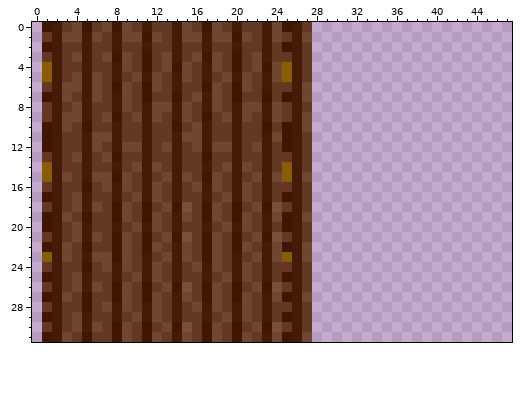
Two states of a pixel-art sprite, media/door.png. Above, as it was before the edit.
The file is 48x32 pixels. Colours within 5 levels of each other are drawn and written as one. The old version is drawn lined up with the new one.
Now the later version:
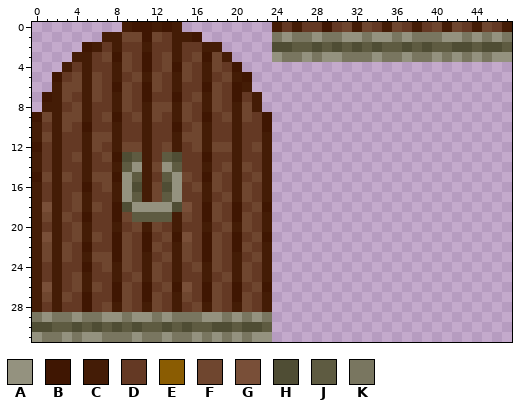
Palette (. is transparent): A #94927f  B #3f1602  C #441c06  D #643924  E #8a5c02  F #6f462f  G #794f38  H #4f4d34  J #5e5b41  K #797660
From the commit log: New fireball and door graphics
Difference:
{"change": "whole drawing moved by +1,+0 (the old picture is shown already moved)"}
{"y":0,"x":1,"old":"BCDFBDFBFDCDD","new":"........CBBCB"}
{"y":0,"x":15,"old":"FDBFDCDDCFB","new":".........CD"}
{"y":0,"x":28,"old":"....................","new":"DBDFCFDCFDCDFCFDCFDC"}
{"y":1,"x":1,"old":"DCFFCFD","new":"......C"}
{"y":1,"x":15,"old":"FFCFFBFDCFDCF....................","new":"CB.......KAKKAKKAAKAAKAKKKAAKAKAK"}
{"y":2,"x":1,"old":"BCDDCD","new":"....BC"}
{"y":2,"x":18,"old":"DDCDDCDBCD....................","new":"C.....HHJJHJHJHJHJJHJHJJHHJHHJ"}
{"y":3,"x":1,"old":"DCDF","new":"...C"}
{"y":3,"x":19,"old":"DBDFCDDCD....................","new":"C....AKKAKAAKKKAKKAKKAKAKAKAA"}
{"y":4,"x":1,"old":"ECD","new":"..C"}
{"y":4,"x":21,"old":"DFBFECD","new":"......."}
{"y":5,"x":1,"old":"EC","new":".B"}
{"y":5,"x":21,"old":"FDCFECD","new":"B......"}
{"y":6,"x":1,"old":"D","new":"."}
{"y":6,"x":21,"old":"FDCDDCF","new":"C......"}
{"y":7,"x":22,"old":"DBDBCF","new":"C....."}
{"y":8,"x":1,"old":"D","new":"C"}
{"y":8,"x":22,"old":"FCFDCD","new":"C....."}
{"y":9,"x":0,"old":".D","new":"BF"}
{"y":9,"x":23,"old":"CFDCF","new":"B...."}
{"y":10,"x":0,"old":".B","new":"CD"}
{"y":10,"x":24,"old":"DBCF","new":"...."}
{"y":11,"x":0,"old":".B","new":"CF"}
{"y":11,"x":24,"old":"FBCD","new":"...."}
{"y":12,"x":0,"old":".B","new":"BD"}
{"y":12,"x":24,"old":"DBCD","new":"...."}
{"y":13,"x":0,"old":".","new":"C"}
{"y":13,"x":9,"old":"DD","new":"HJ"}
{"y":13,"x":13,"old":"DC","new":"JH"}
{"y":13,"x":24,"old":"DDCD","new":"...."}
{"y":14,"x":0,"old":".E","new":"CD"}
{"y":14,"x":9,"old":"DF","new":"JA"}
{"y":14,"x":13,"old":"DC","new":"AJ"}
{"y":14,"x":24,"old":"DECD","new":"...."}
{"y":15,"x":0,"old":".E","new":"BF"}
{"y":15,"x":9,"old":"FD","new":"AJ"}
{"y":15,"x":13,"old":"FC","new":"JA"}
{"y":15,"x":24,"old":"FECF","new":"...."}
{"y":16,"x":0,"old":".","new":"C"}
{"y":16,"x":9,"old":"FD","new":"AH"}
{"y":16,"x":13,"old":"DC","new":"HA"}
{"y":16,"x":24,"old":"DDCD","new":"...."}
{"y":17,"x":0,"old":".B","new":"CD"}
{"y":17,"x":9,"old":"DF","new":"AJ"}
{"y":17,"x":13,"old":"DC","new":"JA"}
{"y":17,"x":24,"old":"DBCD","new":"...."}
{"y":18,"x":0,"old":".D","new":"CG"}
{"y":18,"x":9,"old":"FDBDFB","new":"HAAAAH"}
{"y":18,"x":24,"old":"GDCD","new":"...."}
{"y":19,"x":0,"old":".B","new":"CF"}
{"y":19,"x":10,"old":"DBFD","new":"JJJJ"}
{"y":19,"x":24,"old":"FBCF","new":"...."}
{"y":20,"x":0,"old":".B","new":"CD"}
{"y":20,"x":24,"old":"DBCD","new":"...."}
{"y":21,"x":0,"old":".D","new":"CG"}
{"y":21,"x":24,"old":"GDCD","new":"...."}
{"y":22,"x":0,"old":".B","new":"CF"}
{"y":22,"x":24,"old":"FBCF","new":"...."}
{"y":23,"x":0,"old":".E","new":"CF"}
{"y":23,"x":24,"old":"FECF","new":"...."}
{"y":24,"x":0,"old":".","new":"C"}
{"y":24,"x":24,"old":"DDCD","new":"...."}
{"y":25,"x":0,"old":".B","new":"CD"}
{"y":25,"x":24,"old":"DBCD","new":"...."}
{"y":26,"x":0,"old":".D","new":"CG"}
{"y":26,"x":24,"old":"GDCD","new":"...."}
{"y":27,"x":0,"old":".B","new":"CF"}
{"y":27,"x":24,"old":"FBCF","new":"...."}
{"y":28,"x":0,"old":".","new":"C"}
{"y":28,"x":24,"old":"DDCD","new":"...."}
{"y":29,"x":0,"old":".BCDFCDDCDFCFDCDDCDFCFDCDBCD","new":"KAKKAKKAAKAAKAKKKAAKAKAK...."}
{"y":30,"x":0,"old":".DCDFCFDBFDBDFBGDBFDBDFBGDCD","new":"HHJJHJHJHJHJJHJHJJHHJHHJ...."}
{"y":31,"x":0,"old":".BCFDBDDBFDBFDCFDBFDBFDCFBCF","new":"AKKAKAAKKKAKKAKKAKAKAKAA...."}
